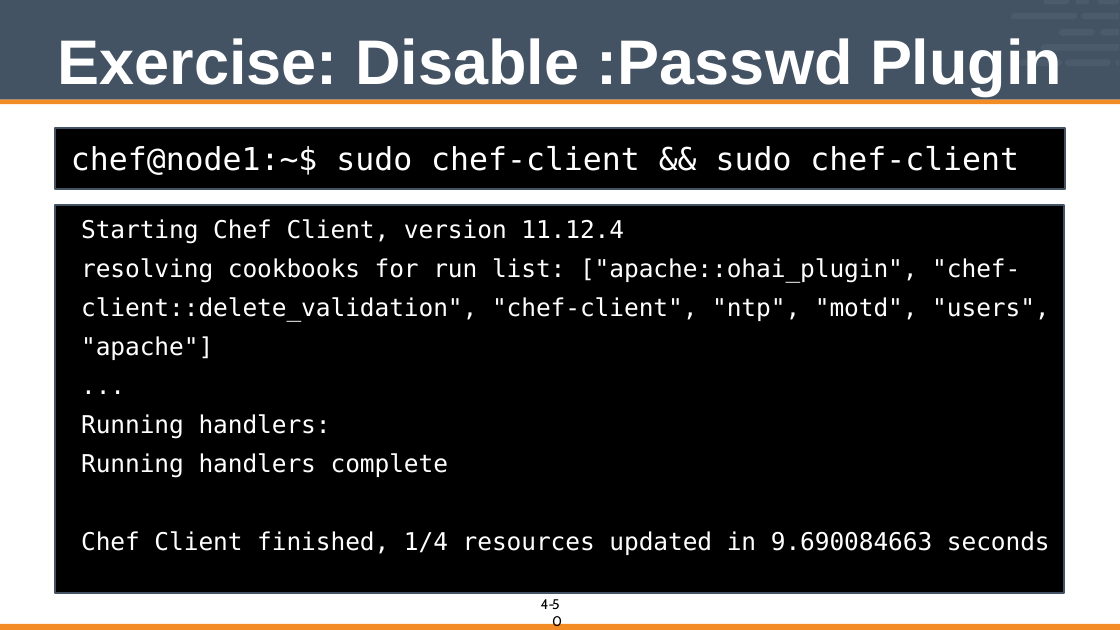
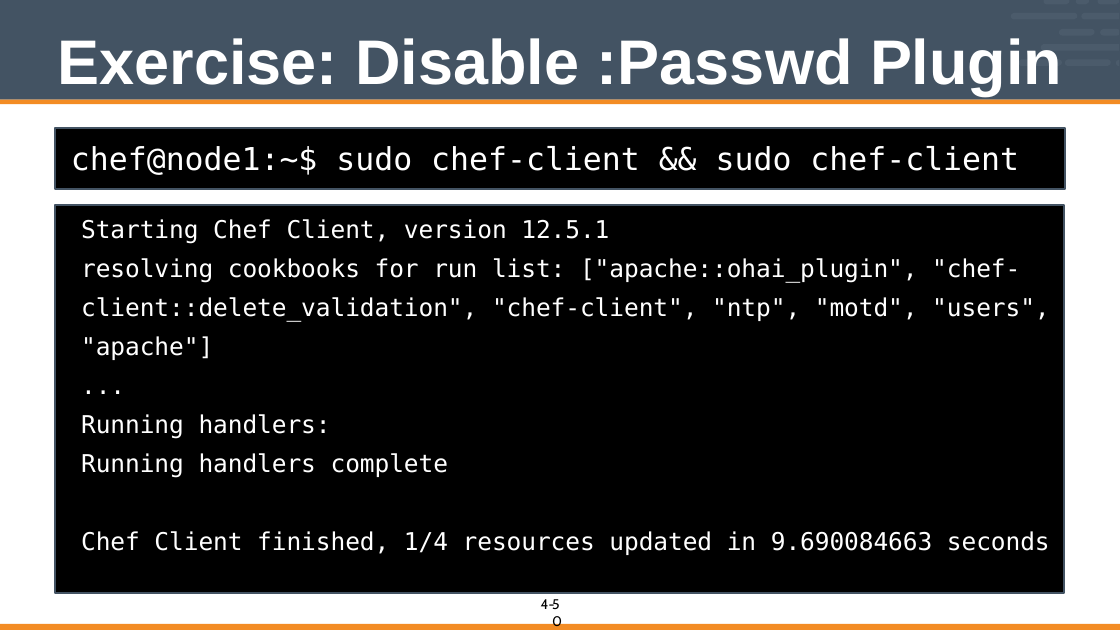
Before and after one commit to vinyar/chef-intermediate, a slide deck: slide 50 of 04-writing_ohai_plugins.pptx. Drawn at 1120x630 pixels with LibreOffice and Linux fonts; fonts in the diff are those of the drawing. Boxes give left, top, right and bottom in pixels: in the first picture for what was removed or moved away, otherwise in the second. Text is boxed around its words. In the diff, an @@ line names an element or a change of style, - is before the commit and + after.

Commit message:
Updates the chef-client version in the output

```diff
--- a/04-writing_ohai_plugins.pptx
+++ b/04-writing_ohai_plugins.pptx
@@ text in rectangle at [81, 219, 609, 244]: text changed @@
-Starting Chef Client, version 11.12.4
+Starting Chef Client, version 12.5.1
```
Also in this commit, not shown: 1 other file.
